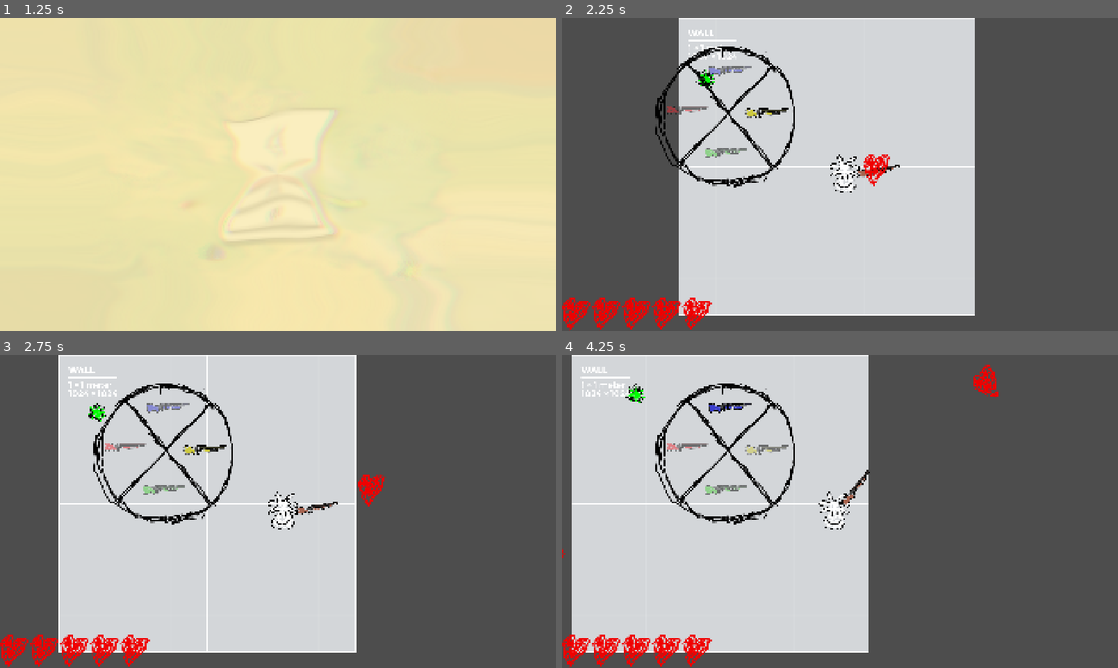
Above: before the commit, frames 1-4 (two rows, left to right).
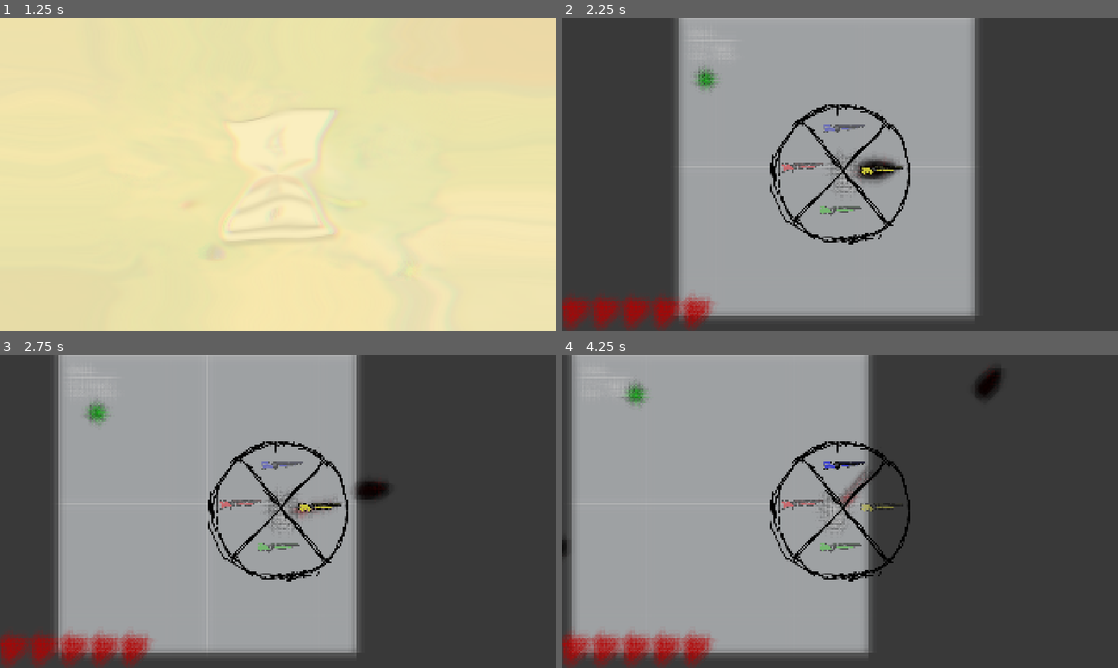
Above: after the commit, the same moments.

Repository: qwontie/kogni-game-jam-2026
Game: Godot game, scene res://scenes/MainMenu.tscn
The game is run twice, just before and just after one commit, with the same random seed, the same clock (stepped at 60 frames per second) and the same inputs.
Inputs (mouse positions are in pixels of both pictures, inside the frame that each line leads up to):
- Up to frame 1 (1.25 s): click "PLAY" at 0.5 s
- Up to frame 2 (2.25 s): click "PLAY" at 1.25 s; tap Enter (ui_accept) at 2 s; move the mouse to (962, 158) at 2.02 s; hold D (ui_right) from 2.03 s (still down); hold Tab (ui_focus_next) from 2.03 s (still down); click (962, 158) at 2.1 s
- Up to frame 3 (2.75 s): keep holding D (ui_right); keep holding Tab (ui_focus_next); tap Enter (ui_accept) at 2.27 s
- Up to frame 4 (4.25 s): move the mouse to (728, 527) at 2.77 s; release Tab (ui_focus_next) at 2.78 s; tap Tab (ui_focus_next) at 2.85 s; tap Enter (ui_accept) at 3.02 s; click (728, 527) at 3.05 s; move the mouse to (895, 442) at 3.52 s; release D (ui_right) at 3.53 s; hold A (ui_left) from 3.53 s (still down); hold Tab (ui_focus_next) from 3.53 s (still down); click (895, 442) at 3.6 s

Frame 1 is identical in both runs. In frame 2, 53% of the frame differs, in the area x 0-75%, y 0-100%; in frame 3, 53%; in frame 4, 53%.

Commit message:
Refine weapon wheel selection and weapon tinting
- Add blurred backdrop and rework wheel layout around viewport center
- Switch selection to screen quadrants and sync weapon sprite to current color
- Update bullet texture and collision shape for the new projectile asset

Diff:
--- a/scenes/objects/Bullet.tscn
+++ b/scenes/objects/Bullet.tscn
@@ -1,10 +1,10 @@
 [gd_scene format=3 uid="uid://c4e4eqx4ucf58"]
 
 [ext_resource type="Script" uid="uid://c0f46almwbg1m" path="res://scenes/objects/area_2d.gd" id="1_wv221"]
-[ext_resource type="Texture2D" uid="uid://c2scul4uafsy6" path="res://assets/heart.png" id="2_d4b24"]
+[ext_resource type="Texture2D" uid="uid://brkqaaud2m1we" path="res://assets/bullet.png" id="2_d4b24"]
 
 [sub_resource type="RectangleShape2D" id="RectangleShape2D_d4b24"]
-size = Vector2(101, 119)
+size = Vector2(40, 20)
 
 [node name="Bullet" type="Area2D" unique_id=1724455469]
 collision_layer = 2
--- a/scenes/objects/WeaponWheel.tscn
+++ b/scenes/objects/WeaponWheel.tscn
@@ -6,54 +6,83 @@
 [ext_resource type="Texture2D" uid="uid://o1bbihrfg53" path="res://assets/shotgun_red.png" id="5_ca6ph"]
 [ext_resource type="Texture2D" uid="uid://dwuwnoxb5a46s" path="res://assets/shotgun_green.png" id="6_7xet7"]
 [ext_resource type="Texture2D" uid="uid://c4uaa1j3y6adi" path="res://assets/weapon_wheel.png" id="6_i1x03"]
+[ext_resource type="Shader" path="res://shaders/wheel_blur.gdshader" id="7_blur"]
+
+[sub_resource type="ShaderMaterial" id="ShaderMaterial_blur"]
+shader = ExtResource("7_blur")
+shader_parameter/blur_amount = 2.5
+shader_parameter/tint = Color(0, 0, 0, 0.25)
 
 [node name="WeaponWheel" type="Control" unique_id=527214665 node_paths=PackedStringArray("sectors")]
 layout_mode = 3
-anchors_preset = 0
+anchors_preset = 15
+anchor_right = 1.0
+anchor_bottom = 1.0
+mouse_filter = 2
 script = ExtResource("1_cytn0")
-sectors = [NodePath("ChooseWeaponYellow"), NodePath("ChooseWeaponGreen"), NodePath("ChooseWeaponRed"), NodePath("ChooseWeaponBlue")]
+sectors = [NodePath("WheelContainer/ChooseWeaponYellow"), NodePath("WheelContainer/ChooseWeaponGreen"), NodePath("WheelContainer/ChooseWeaponRed"), NodePath("WheelContainer/ChooseWeaponBlue")]
 
-[node name="ChooseWeaponYellow" type="TextureRect" parent="." unique_id=423102774]
+[node name="BlurBackdrop" type="ColorRect" parent="." unique_id=1900000001]
+material = SubResource("ShaderMaterial_blur")
+layout_mode = 1
+anchors_preset = 15
+anchor_right = 1.0
+anchor_bottom = 1.0
+color = Color(1, 1, 1, 1)
+mouse_filter = 2
+
+[node name="WheelContainer" type="Control" parent="." unique_id=1900000002]
+layout_mode = 1
+anchors_preset = 8
+anchor_left = 0.5
+anchor_top = 0.5
+anchor_right = 0.5
+anchor_bottom = 0.5
+offset_left = -244.0
+offset_top = -244.0
+offset_right = 244.0
+offset_bottom = 244.0
+mouse_filter = 2
+
+[node name="TextureRect" type="TextureRect" parent="WheelContainer" unique_id=2130150552]
 layout_mode = 0
-offset_left = 635.0
-offset_top = 313.0
-offset_right = 782.6282
-offset_bottom = 348.0
+offset_right = 487.0
+offset_bottom = 488.72095
+texture = ExtResource("6_i1x03")
+expand_mode = 1
+
+[node name="ChooseWeaponYellow" type="TextureRect" parent="WheelContainer" unique_id=423102774]
+layout_mode = 0
+offset_left = 315.0
+offset_top = 215.0
+offset_right = 462.6282
+offset_bottom = 250.0
 texture = ExtResource("2_mevbi")
 expand_mode = 1
 
-[node name="TextureRect" type="TextureRect" parent="." unique_id=2130150552]
+[node name="ChooseWeaponBlue" type="TextureRect" parent="WheelContainer" unique_id=590960712]
 layout_mode = 0
-offset_left = 320.0
-offset_top = 98.0
-offset_right = 807.0
-offset_bottom = 586.72095
-texture = ExtResource("6_i1x03")
-expand_mode = 1
-
-[node name="ChooseWeaponBlue" type="TextureRect" parent="." unique_id=590960712]
-layout_mode = 0
-offset_left = 506.0
-offset_top = 167.0
-offset_right = 653.6282
-offset_bottom = 202.0
+offset_left = 186.0
+offset_top = 69.0
+offset_right = 333.6282
+offset_bottom = 104.0
 texture = ExtResource("4_52m6i")
 expand_mode = 1
 
-[node name="ChooseWeaponRed" type="TextureRect" parent="." unique_id=905810528]
+[node name="ChooseWeaponRed" type="TextureRect" parent="WheelContainer" unique_id=905810528]
 layout_mode = 0
-offset_left = 360.0
-offset_top = 302.0
-offset_right = 507.62817
-offset_bottom = 337.0
+offset_left = 40.0
+offset_top = 204.0
+offset_right = 187.6282
+offset_bottom = 239.0
 texture = ExtResource("5_ca6ph")
 expand_mode = 1
 
-[node name="ChooseWeaponGreen" type="TextureRect" parent="." unique_id=1204621151]
+[node name="ChooseWeaponGreen" type="TextureRect" parent="WheelContainer" unique_id=1204621151]
 layout_mode = 0
-offset_left = 493.0
-offset_top = 450.0
-offset_right = 640.6282
-offset_bottom = 485.0
+offset_left = 173.0
+offset_top = 352.0
+offset_right = 320.6282
+offset_bottom = 387.0
 texture = ExtResource("6_7xet7")
 expand_mode = 1
--- a/scenes/objects/weapon_pivot.gd
+++ b/scenes/objects/weapon_pivot.gd
@@ -1,22 +1,48 @@
 extends Marker2D
 
-@export var bullet_scene: PackedScene # Перетащите сцену пули сюда в инспекторе
+@export var bullet_scene: PackedScene
 @onready var muzzle = $Weapon/Muzzle
+@onready var weapon_sprite: Sprite2D = $Weapon
+
+const COLOR_TEXTURES := {
+	"red": preload("res://assets/shotgun_red.png"),
+	"green": preload("res://assets/shotgun_green.png"),
+	"blue": preload("res://assets/shotgun_blue.png"),
+	"yellow": preload("res://assets/shotgun_yellow.png"),
+}
+
+var _last_color: Color = Color(0, 0, 0, 0)
+
+func _ready():
+	_apply_weapon_color(GameState.current_weapon_color)
 
 func _process(_delta):
-	# 1. Поворот к курсору
 	look_at(get_global_mouse_position())
 
-	# 2. Обработка стрельбы
-	if Input.is_action_just_pressed("click"): # Настройте "click" в Input Map (LMB)
+	if GameState.current_weapon_color != _last_color:
+		_apply_weapon_color(GameState.current_weapon_color)
+
+	if Input.is_action_just_pressed("click"):
 		shoot()
 
+func _apply_weapon_color(c: Color) -> void:
+	_last_color = c
+	var key := _color_key(c)
+	if key != "" and COLOR_TEXTURES.has(key):
+		weapon_sprite.texture = COLOR_TEXTURES[key]
+
+func _color_key(c: Color) -> String:
+	if c.is_equal_approx(Color.RED): return "red"
+	if c.is_equal_approx(Color.GREEN): return "green"
+	if c.is_equal_approx(Color.BLUE): return "blue"
+	if c.is_equal_approx(Color.YELLOW): return "yellow"
+	return ""
+
 func shoot():
-	if bullet_scene:
-		var bullet = bullet_scene.instantiate()
-		# Добавляем пулю в корень сцены, чтобы она не вращалась вместе с игроком
-		get_tree().root.add_child(bullet)
-
-		# Устанавливаем позицию и направление
-		bullet.global_position = muzzle.global_position
-		bullet.rotation = global_rotation
+	if not bullet_scene:
+		return
+	var bullet = bullet_scene.instantiate()
+	get_tree().root.add_child(bullet)
+	bullet.global_position = muzzle.global_position
+	bullet.rotation = global_rotation
+	bullet.modulate = GameState.current_weapon_color
--- a/scripts/weapon_wheel.gd
+++ b/scripts/weapon_wheel.gd
@@ -4,10 +4,8 @@
 @export var sectors: Array[TextureRect] = []
 
 var current_index: int = 0
-var center: Vector2 = Vector2.ZERO
 
 func _ready():
-	center = _calculate_center()
 	hide()
 
 func _process(_delta):
@@ -15,28 +13,20 @@
 		return
 	if colors.is_empty() or sectors.is_empty():
 		return
-	var mouse = get_local_mouse_position() - center
-	if mouse.length() < 48.0:
+	# Split the WHOLE viewport into 4 quadrants by the 45° diagonals:
+	# right -> 0 (Yellow), down -> 1 (Green), left -> 2 (Red), up -> 3 (Blue).
+	var screen_size = get_viewport().get_visible_rect().size
+	var mouse = get_viewport().get_mouse_position() - screen_size * 0.5
+	if mouse == Vector2.ZERO:
 		return
-	var angle = atan2(mouse.y, mouse.x)
-	var sector_size = TAU / colors.size()
-	var index = int((angle + TAU) / sector_size) % colors.size()
+	var dx = mouse.x
+	var dy = mouse.y
+	var index: int
+	if absf(dx) >= absf(dy):
+		index = 0 if dx >= 0.0 else 2
+	else:
+		index = 1 if dy >= 0.0 else 3
 	select_index(index)
-
-func _calculate_center() -> Vector2:
-	if sectors.is_empty():
-		return size / 2.0
-
-	var total := Vector2.ZERO
-	var count := 0
-	for sector in sectors:
-		if sector == null:
-			continue
-		total += sector.position + sector.size / 2.0
-		count += 1
-	if count == 0:
-		return size / 2.0
-	return total / count
 
 func select_index(index: int) -> void:
 	if colors.is_empty() or sectors.is_empty():
@@ -57,7 +47,9 @@
 		sectors[i].modulate.a = 0.5 if i != index else 1.0
 
 func open():
-	center = _calculate_center()
+	var idx := colors.find(GameState.current_weapon_color)
+	if idx >= 0:
+		current_index = idx
 	show()
 	Input.set_mouse_mode(Input.MOUSE_MODE_VISIBLE)
 	_highlight(current_index)
--- /dev/null
+++ b/shaders/wheel_blur.gdshader
@@ -0,0 +1,34 @@
+shader_type canvas_item;
+
+uniform float blur_amount : hint_range(0.0, 8.0) = 2.5;
+uniform vec4 tint : source_color = vec4(0.0, 0.0, 0.0, 0.25);
+
+uniform sampler2D screen_tex : hint_screen_texture, repeat_disable, filter_linear_mipmap;
+
+void fragment() {
+	vec2 px = blur_amount * SCREEN_PIXEL_SIZE;
+	vec3 col = vec3(0.0);
+	float total = 0.0;
+
+	// 9-tap gaussian
+	float weights[3] = {0.227027, 0.316216, 0.070270};
+	vec2 offs[5] = {
+		vec2(0.0, 0.0),
+		vec2(1.0, 0.0),
+		vec2(0.0, 1.0),
+		vec2(-1.0, 0.0),
+		vec2(0.0, -1.0)
+	};
+
+	col += texture(screen_tex, SCREEN_UV).rgb * weights[0];
+	total += weights[0];
+	for (int i = 1; i < 5; i++) {
+		vec2 o = offs[i] * px;
+		col += texture(screen_tex, SCREEN_UV + o).rgb * weights[1];
+		col += texture(screen_tex, SCREEN_UV + o * 2.0).rgb * weights[2];
+		total += weights[1] + weights[2];
+	}
+	col /= total;
+	col = mix(col, tint.rgb, tint.a);
+	COLOR = vec4(col, 1.0);
+}
Not shown: 1 places in scenes/objects/WeaponWheel.tscn that only renumber resources
Not shown, added: shaders/wheel_blur.gdshader.uid
